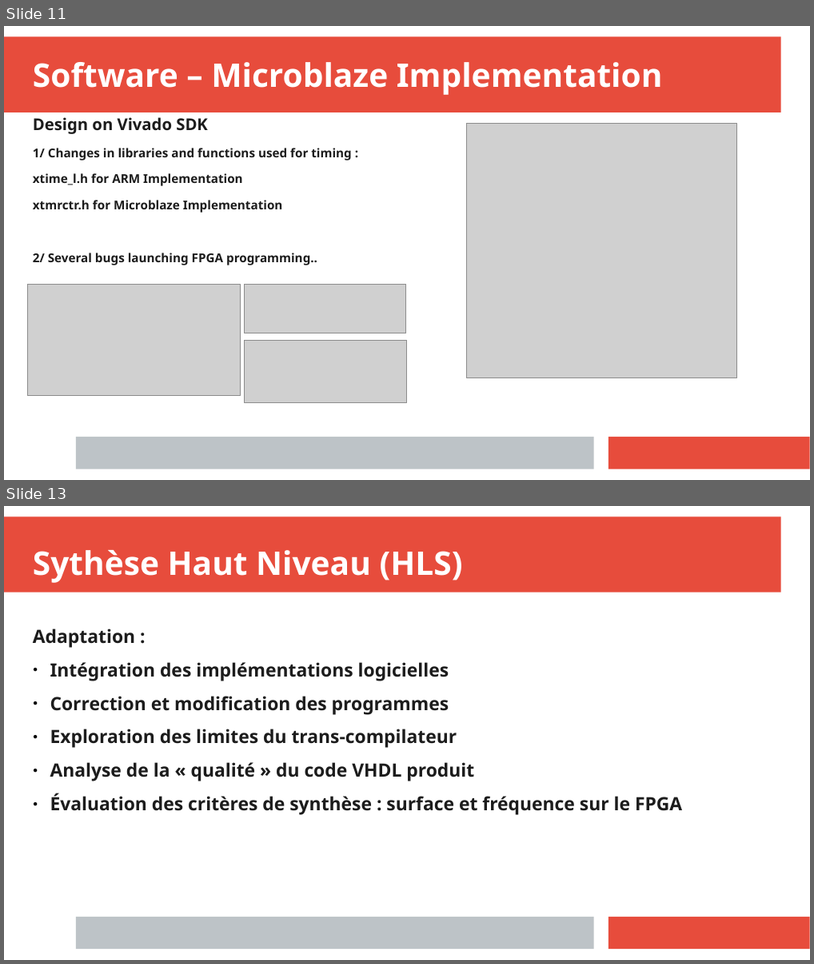
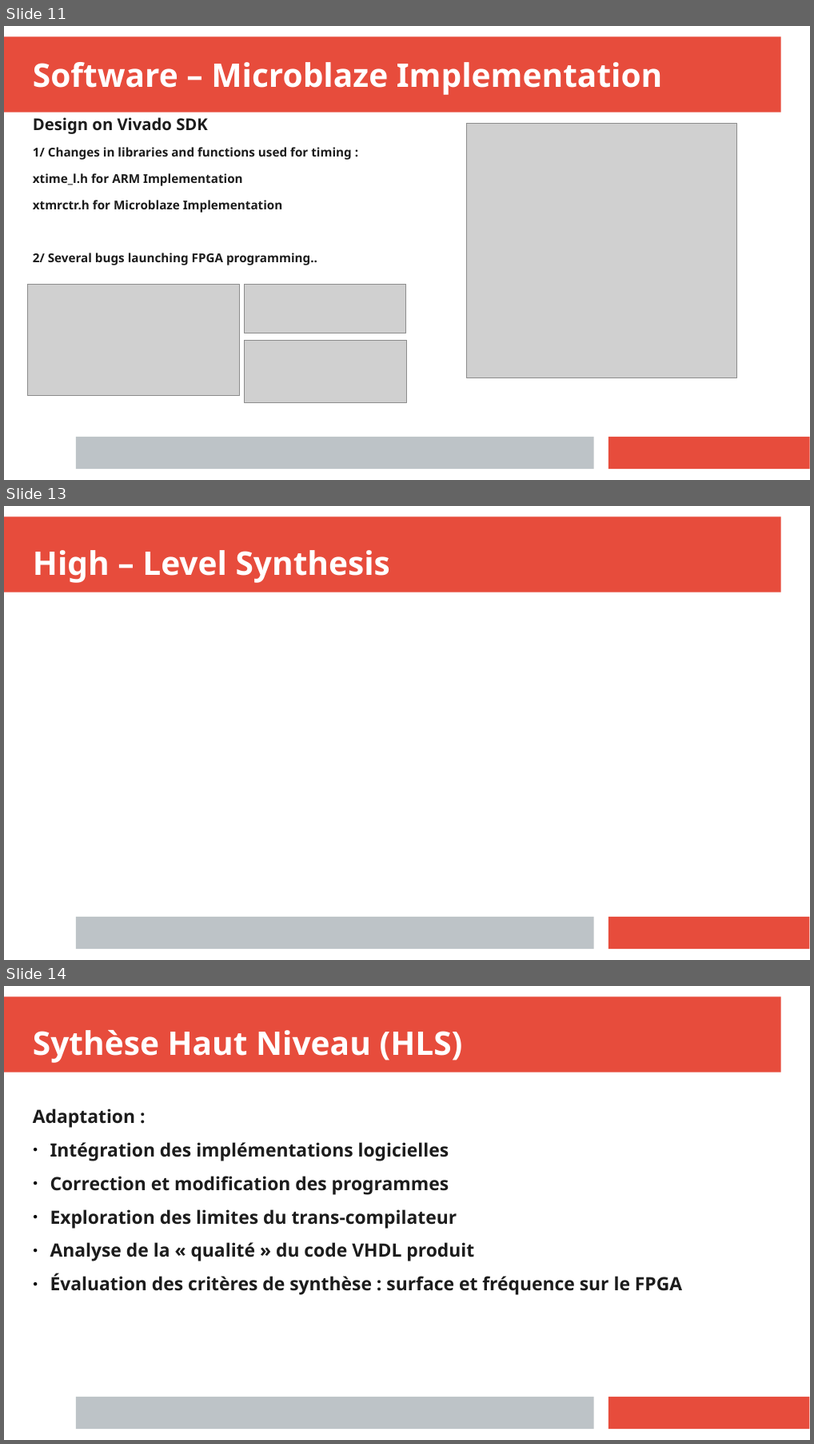
Before and after one commit to anisghaoui/A2, a slide deck: presentation_finale/prensent_A2_ghaoui.pptx. Shown one above the other, each under a label of ours: slides 11 and 13 before the commit, slides 11, 13 and 14 after it; the slides between them are not shown. The pictures are 814x964 and 814x1444 pixels, drawn with LibreOffice and Linux fonts; fonts in the diff are those of the drawing; grey boxes stand for pictures. Boxes give left, top, right and bottom in pixels: in the first picture for what was removed or moved away, otherwise in the second. Text is boxed around its words. In the diff, an @@ line names an element or a change of style, - is before the commit and + after.

```diff
--- a/presentation_finale/prensent_A2_ghaoui.pptx
+++ b/presentation_finale/prensent_A2_ghaoui.pptx
@@ slide 13 added at [4,506,810,960], background #FFFFFF; not listed: 3 template elements that a slide beside it also shows @@
@@ text added at [33,550,390,583], 32 pt, text #FFFFFF, bold @@
+High – Level Synthesis
@@ what was slide 13 is now slide 14 @@
```
Also in this commit, not shown: 6 other slides added, 1 slide removed, 14 other files.
